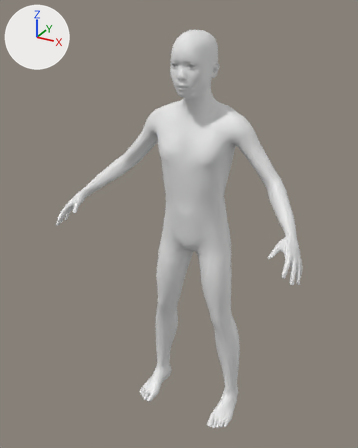
Two versions of the glTF model game/assets/humans/elf_male_young.glb, one commit apart.
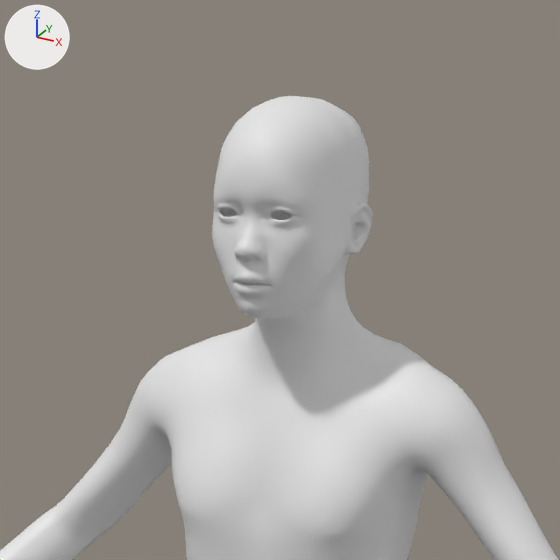
There are two pictures of each version: one whole from a camera (50 mm lens) standing at (0.807, -1.631, 1.645) and looking at (-0.035, -0.099, 0.879), one close up on the part from 29% to 77% of the width and 0% to 38% of the height. The lights are fixed; the arrows at upper left show +X, +Y and +Z. The older version's two pictures come first. Materials are left out; every surface is plain grey. Vertices at exactly the same position are counted once.

The older version as bpy lines, for what is in view:
```python
me_mesh_0 = bpy.data.meshes.new('Mesh_0')
me_mesh_0.from_pydata(...)  # 13380 vertices, 26756 faces; spans x -0.49..0.49, y -0.32..0.08, z 0.0..1.57
ob_body = bpy.data.objects.new('Body', me_mesh_0)
ob_body.location = (0.0, 0.0, 0.0)
```
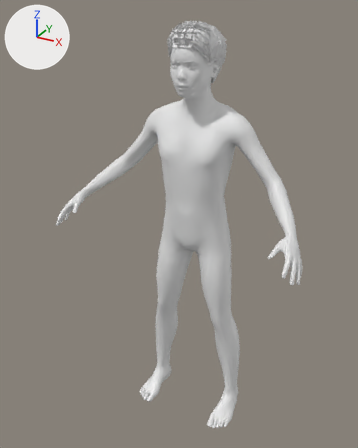
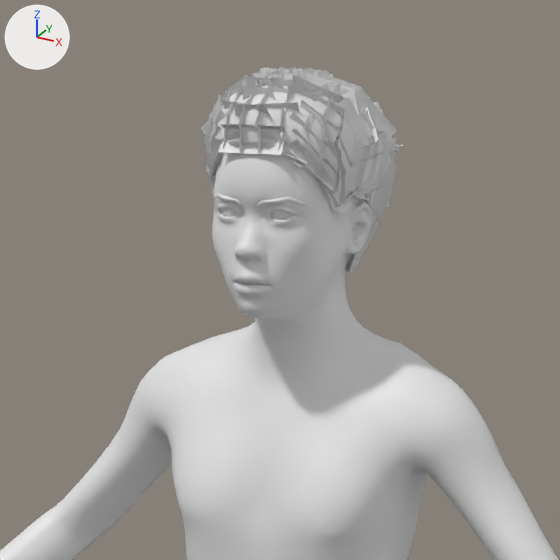
What differs and where, as boxes [x1, y1, x2, y2] in the close-ups (560 x 560 px):
'Body', reshaped: before [0, 96, 559, 560]; after [0, 67, 559, 560]
part 1 of me_mesh_0, added: after [201, 67, 402, 273]

Patch to the scene script:
```diff
--- a/game/assets/humans/elf_male_young.glb.py
+++ b/game/assets/humans/elf_male_young.glb.py
@@ me_mesh_0 @@
 # used by ob_body; location = (0.0, 0.0, 0.0)
-me_mesh_0.from_pydata(...)  # 13380 vertices, 26756 faces; spans x -0.49..0.49, y -0.32..0.08, z 0.0..1.57
+me_mesh_0.from_pydata(...)  # 15796 vertices, 29312 faces; spans x -0.49..0.49, y -0.32..0.08, z 0.0..1.6
+# me_mesh_0 part 1: 2416 vertices added at x -0.1..0.1, y -0.15..0.08, z 1.4..1.6
```
